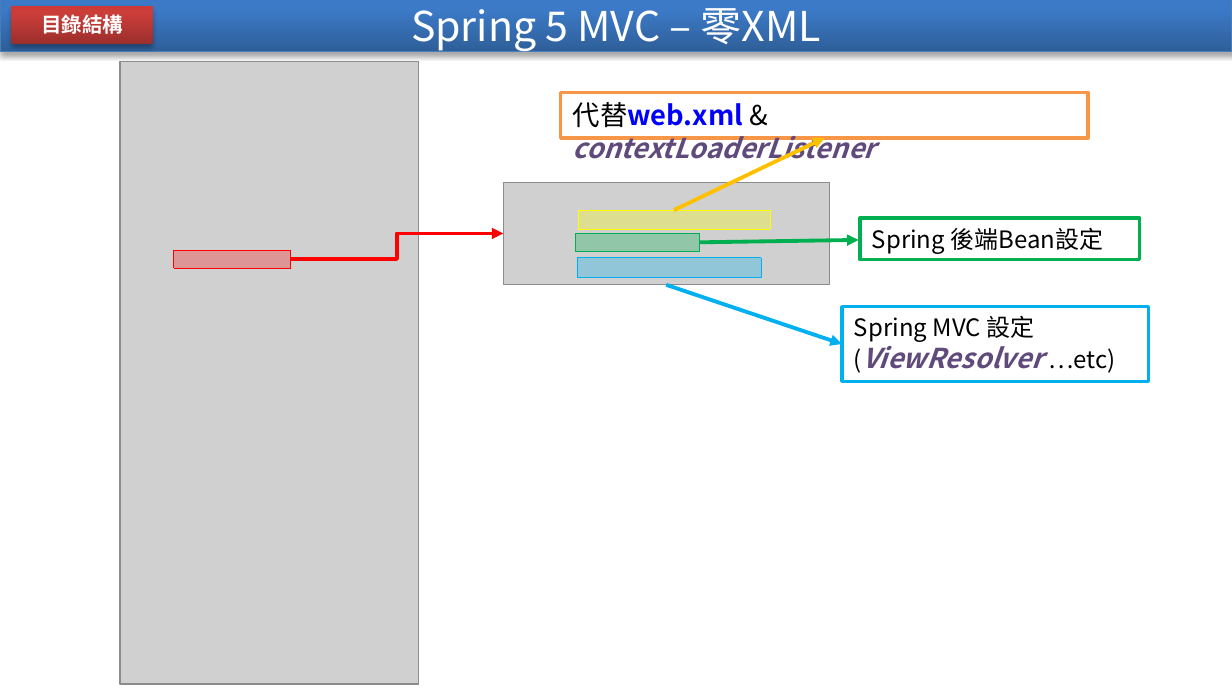
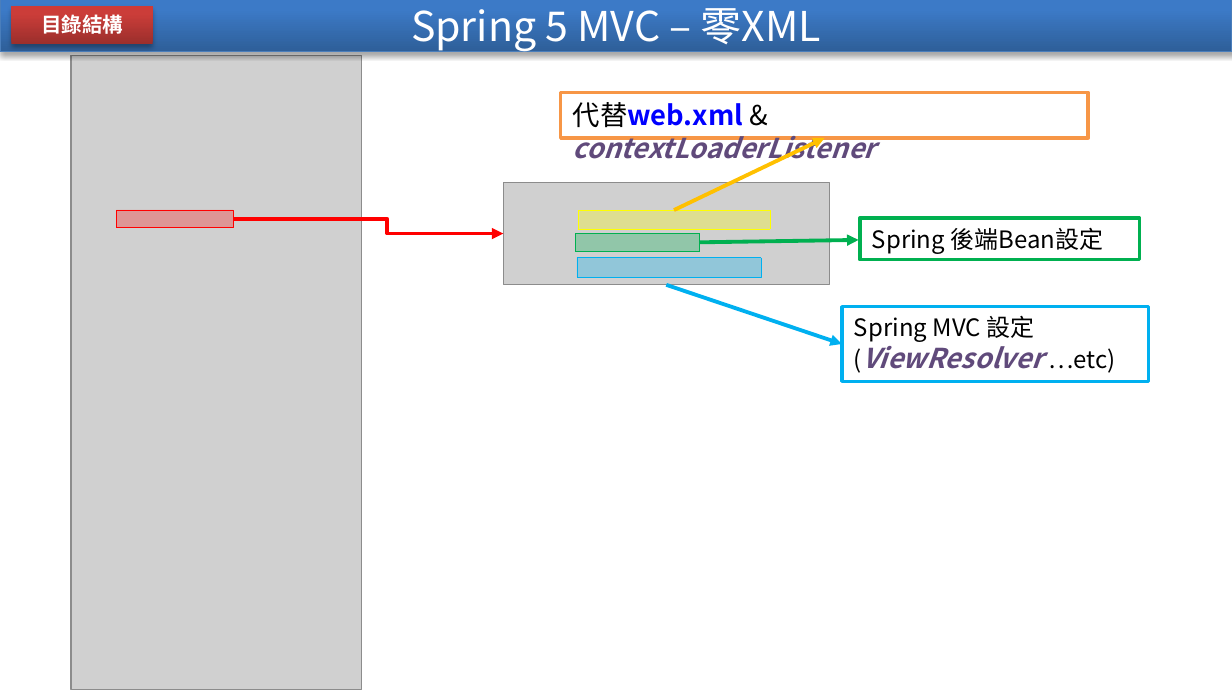
Before and after one commit to sobadrush/Spring5_MVC_Git, a slide deck: slide 1 of 說明文件/Spring 5 MVC – 零XML.pptx. Drawn at 1232x693 pixels with LibreOffice and Linux fonts; fonts in the diff are those of the drawing; grey boxes stand for pictures. Boxes give left, top, right and bottom in pixels: in the first picture for what was removed or moved away, otherwise in the second. Text is boxed around its words. In the diff, an @@ line names an element or a change of style, - is before the commit and + after.

```diff
--- a/說明文件/Spring 5 MVC – 零XML.pptx
+++ b/說明文件/Spring 5 MVC – 零XML.pptx
@@ picture: place and size @@
-picture at (120,62,418,684)
+picture at (71,55,362,690)
@@ rectangle: place and size @@
-rectangle at (174,250,291,267)
+rectangle at (116,209,233,227)
@@ elbow arrow moved from (291, 259) - (504, 234) to (233, 219) - (504, 234) @@
```
Also in this commit, not shown: 2 other files.
